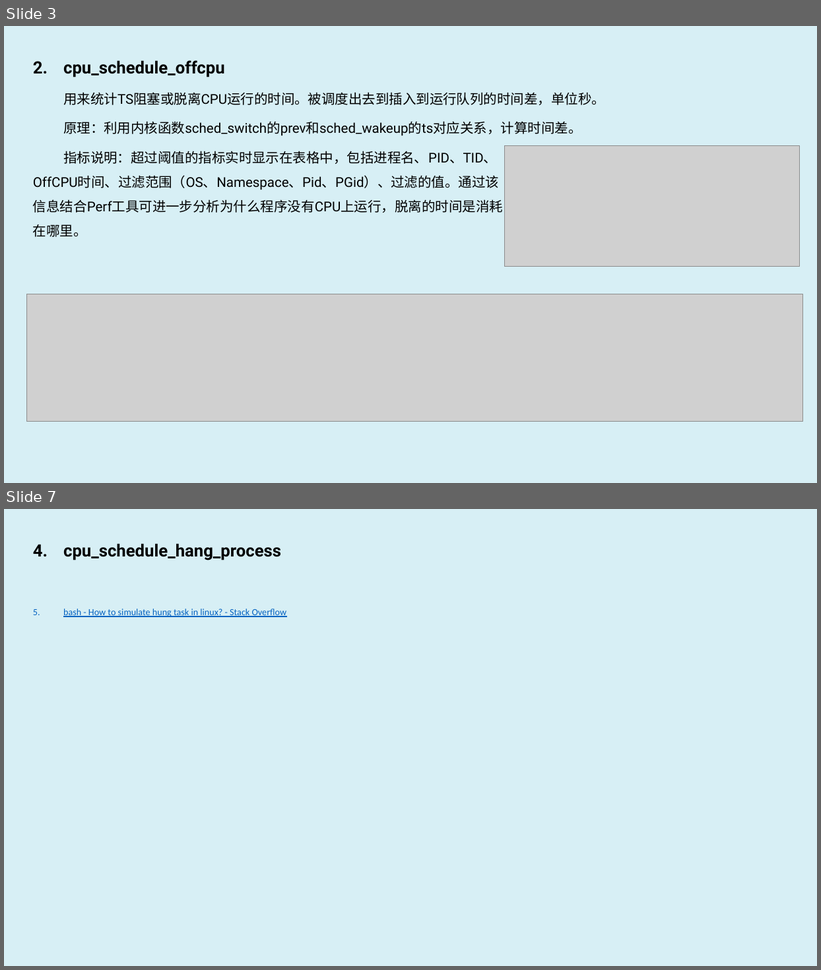
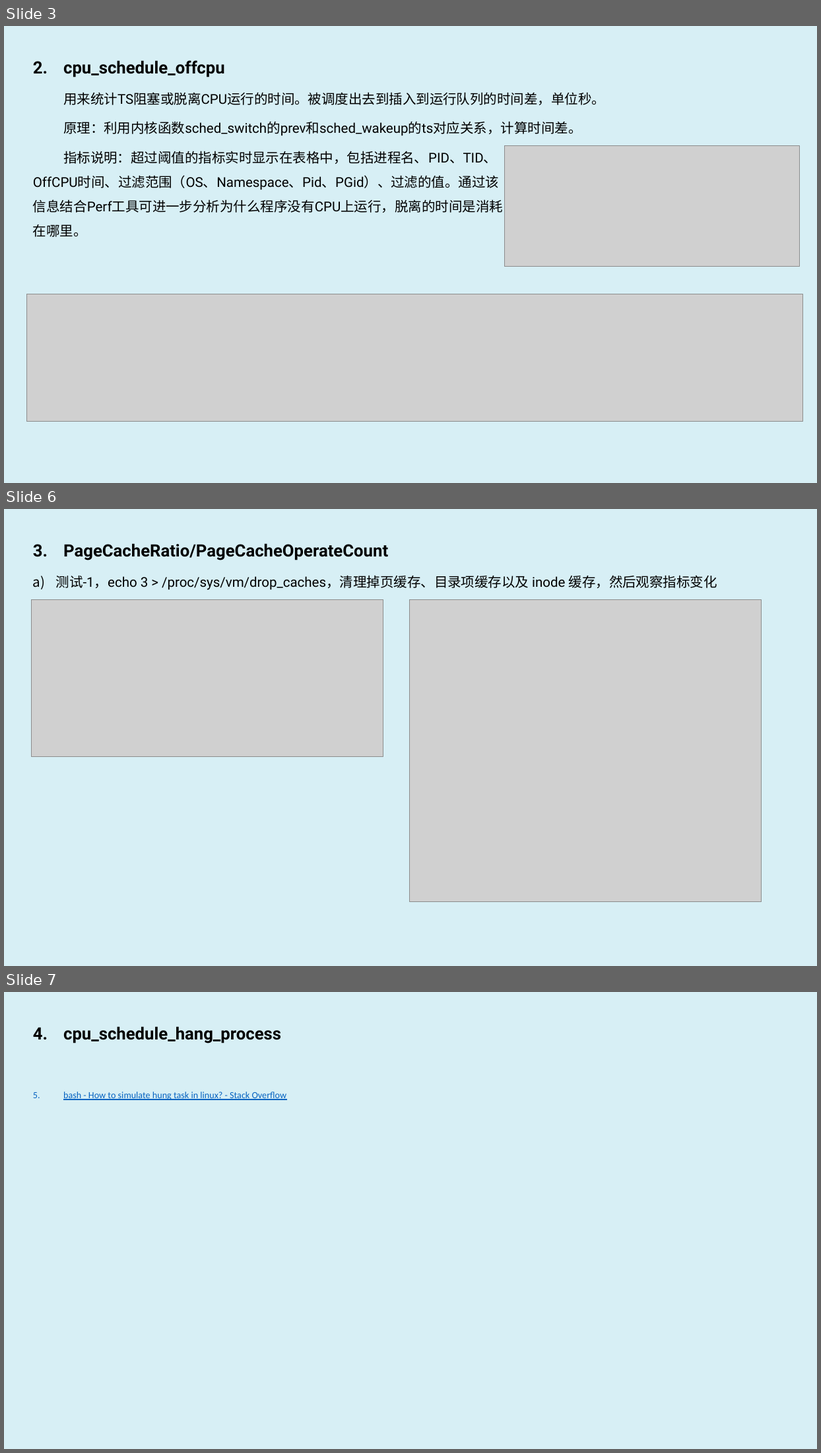
Before and after one commit to luxingwen/x-monitor, a slide deck: doc/x-monitor.eBPF Observe & Profiling.pptx. Shown one above the other, each under a label of ours: slides 3 and 7 before the commit, slides 3, 6 and 7 after it; the slides between them are not shown. The pictures are 821x970 and 821x1453 pixels, drawn with LibreOffice and Linux fonts; fonts in the diff are those of the drawing; grey boxes stand for pictures. Boxes give left, top, right and bottom in pixels: in the first picture for what was removed or moved away, otherwise in the second. Text is boxed around its words. In the diff, an @@ line names an element or a change of style, - is before the commit and + after.

```diff
--- a/doc/x-monitor.eBPF Observe & Profiling.pptx
+++ b/doc/x-monitor.eBPF Observe & Profiling.pptx
@@ slide 6 added at box(4, 509, 817, 966), background #D7EFF5 @@
@@ text added at box(56, 543, 717, 590), 16 pt, text #000000 @@
+3. PageCacheRatio/PageCacheOperateCount
+d) 测试-1，echo 3 > /proc/sys/vm/drop_caches，清理掉页缓存、目录项缓存以及 inode 缓存，然后观察指标变化
@@ picture added at box(32, 600, 384, 757) @@
@@ picture added at box(411, 600, 762, 902) @@
```
Also in this commit, not shown: 3 slides changed, 1 slide removed, 19 other files.
